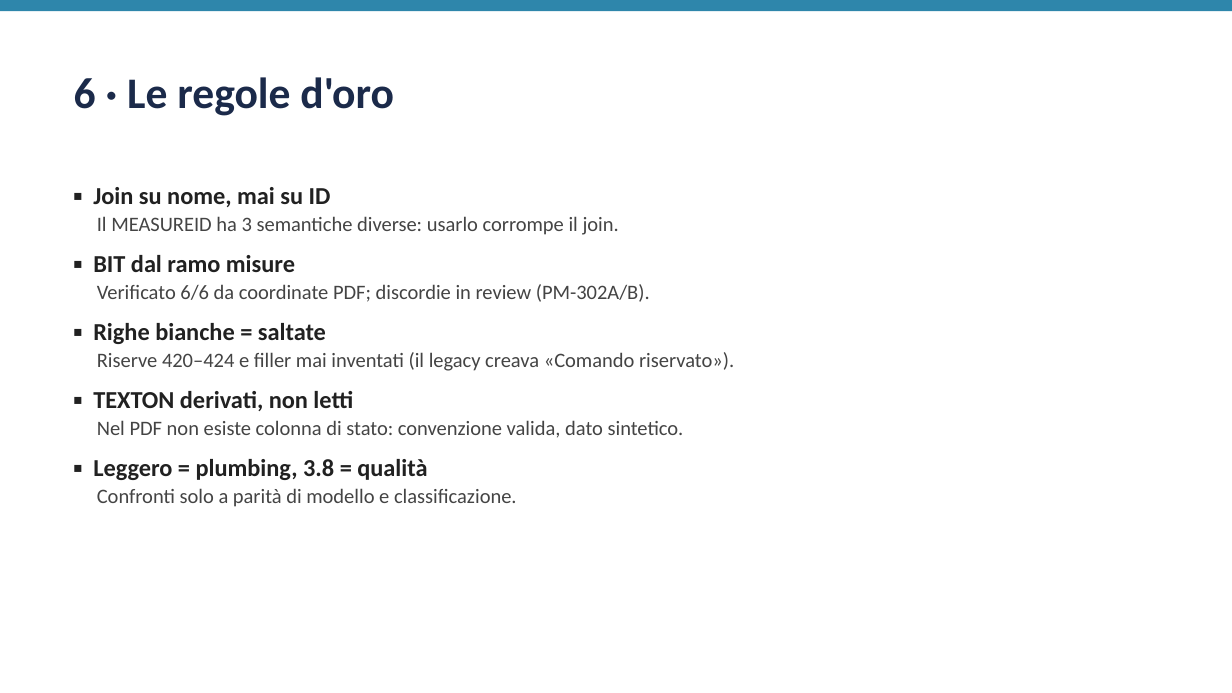
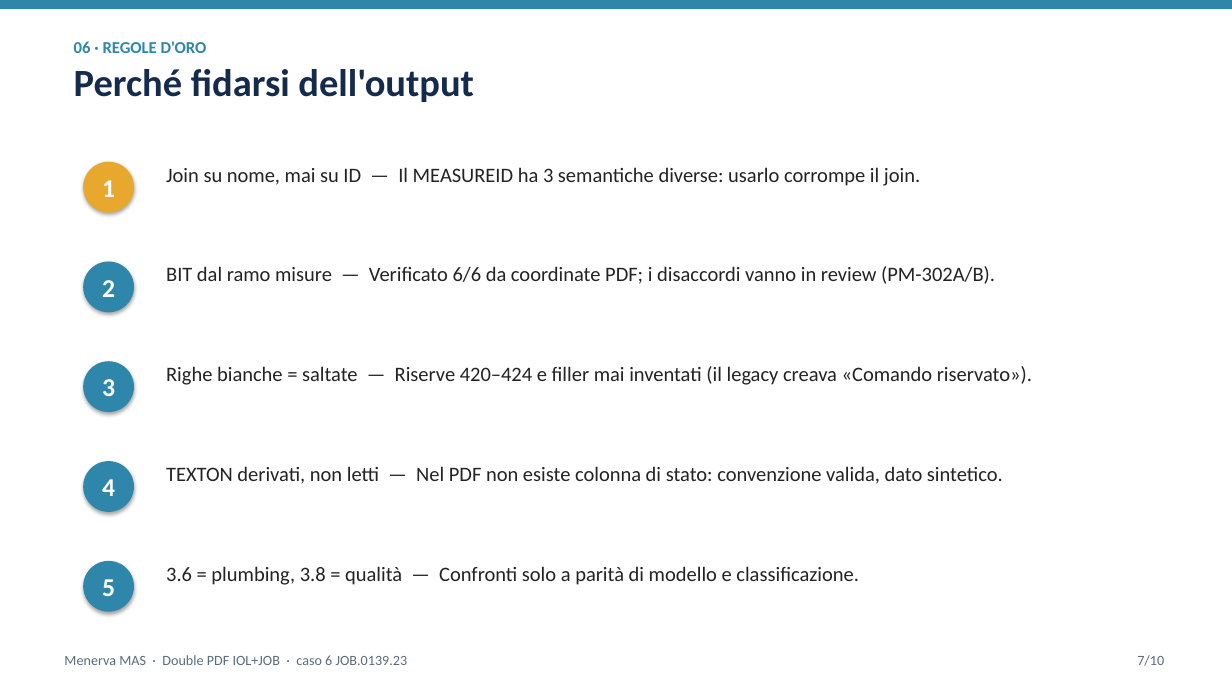
Before and after one commit to melouadi-ai/Menerva, a slide deck: slide 7 of myhydra/double_pdf/presentazione_double_pdf.pptx. Drawn at 1232x693 pixels with LibreOffice and Linux fonts; fonts in the diff are those of the drawing. Boxes give left, top, right and bottom in pixels: in the first picture for what was removed or moved away, otherwise in the second. Text is boxed around its words. In the diff, an @@ line names an element or a change of style, - is before the commit and + after.

Commit message:
2026-10-05 18:05 — Presentazione Double PDF: nuovo .pptx + documento, verità caso 7 (test + fixture run2)

```diff
--- a/myhydra/double_pdf/presentazione_double_pdf.pptx
+++ b/myhydra/double_pdf/presentazione_double_pdf.pptx
@@ text at [74,41,474,102]: text changed; size 34 to 30 pt; text colour #1B2A4A to #142B4D @@
-6 · Le regole d'oro
+06 · REGOLE D'ORO
+Perché fidarsi dell'output
@@ ellipse added at [83,162,134,213], fill #E8A82E, 20 pt, text #FFFFFF, bold @@
+1
@@ text added at [166,167,920,186], 16 pt, text #232323 @@
+Join su nome, mai su ID — Il MEASUREID ha 3 semantiche diverse: usarlo corrompe il join.
@@ text removed at [93,187,734,507] @@
-▪ Join su nome, mai su ID
-Il MEASUREID ha 3 semantiche diverse: usarlo corrompe il join.
-▪ BIT dal ramo misure
-Verificato 6/6 da coordinate PDF; discordie in review (PM-302A/B).
-▪ Righe bianche = saltate
-Riserve 420–424 e filler mai inventati (il legacy creava «Comando riservato»).
-▪ TEXTON derivati, non letti
-Nel PDF non esiste colonna di stato: convenzione valida, dato sintetico.
-▪ Leggero = plumbing, 3.8 = qualità
-Confronti solo a parità di modello e classificazione.
@@ ellipse added at [83,262,134,312], fill #2E86AB, 20 pt, text #FFFFFF, bold @@
+2
@@ text added at [166,266,995,284], 16 pt, text #232323 @@
+BIT dal ramo misure — Verificato 6/6 da coordinate PDF; i disaccordi vanno in review (PM-302A/B).
@@ ellipse added at [83,361,134,412], fill #2E86AB, 20 pt, text #FFFFFF, bold @@
+3
@@ text added at [166,366,1032,385], 16 pt, text #232323 @@
+Righe bianche = saltate — Riserve 420–424 e filler mai inventati (il legacy creava «Comando riservato»).
@@ ellipse added at [83,461,134,512], fill #2E86AB, 20 pt, text #FFFFFF, bold @@
+4
@@ text added at [166,466,1003,484], 16 pt, text #232323 @@
+TEXTON derivati, non letti — Nel PDF non esiste colonna di stato: convenzione valida, dato sintetico.
@@ ellipse added at [83,561,134,612], fill #2E86AB, 20 pt, text #FFFFFF, bold @@
+5
@@ text added at [166,566,859,585], 16 pt, text #232323 @@
+3.6 = plumbing, 3.8 = qualità — Confronti solo a parità di modello e classificazione.
@@ text added at [64,655,408,665], 11 pt, text #5A6C7D @@
+Menerva MAS · Double PDF IOL+JOB · caso 6 JOB.0139.23
@@ text added at [1137,655,1164,666], 11 pt, text #5A6C7D @@
+7/10
```
Also in this commit, not shown: 3 other slides changed, 6 slides added, 5 slides removed, 5 other files.
